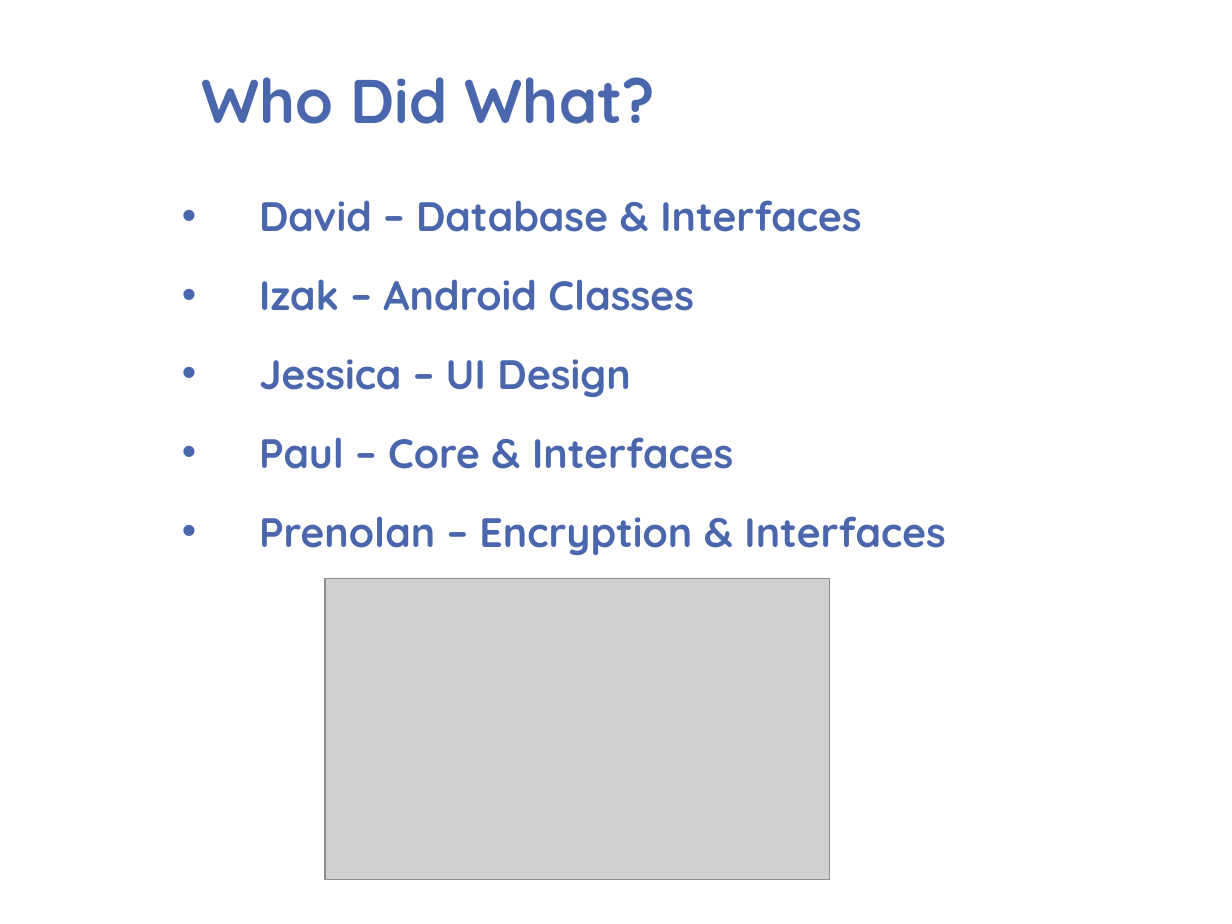
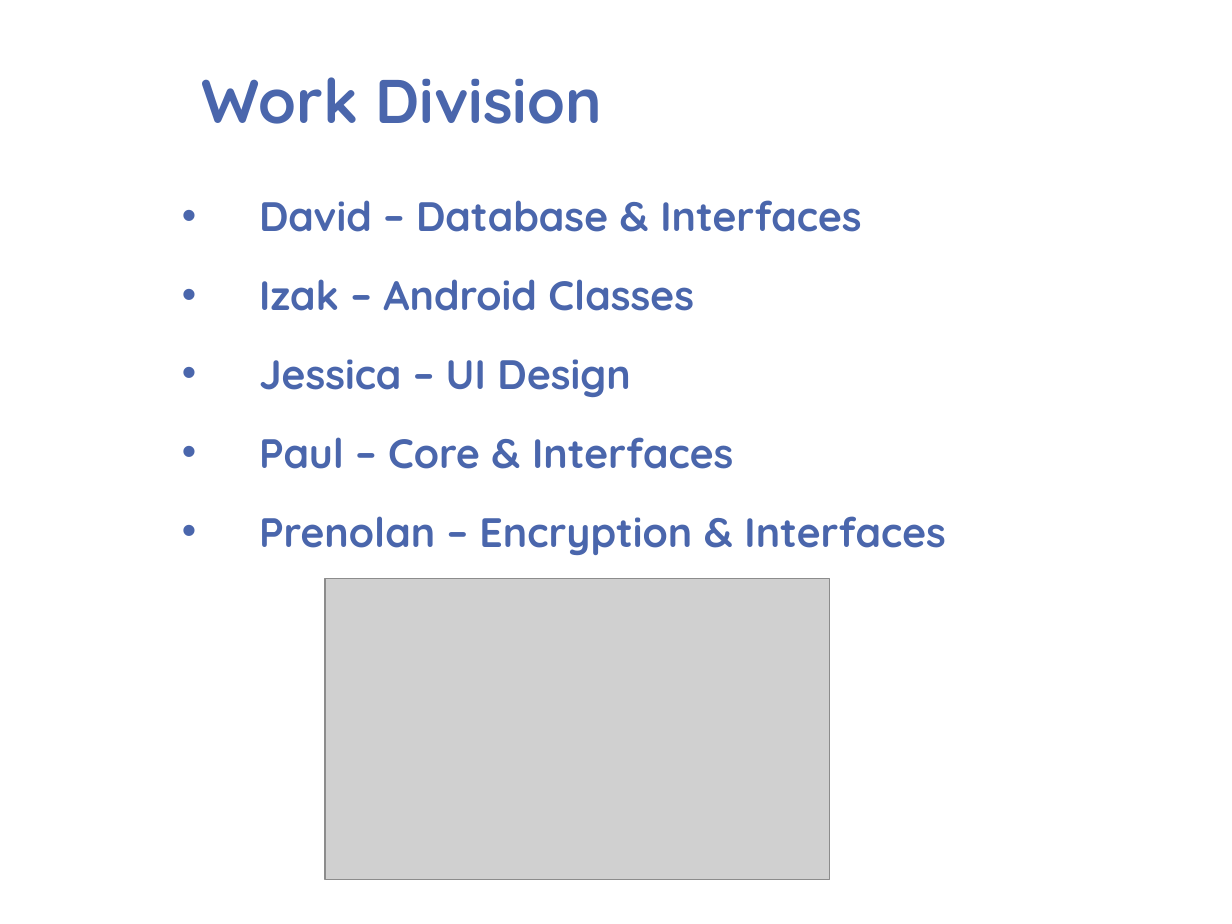
Before and after one commit to psengelke/linphone-android-group-chat, a slide deck: slide 3 of Project Documentation/Demos/Demo 03/Demo 03.pptx. Drawn at 1232x924 pixels with LibreOffice and Linux fonts; fonts in the diff are those of the drawing; grey boxes stand for pictures; background and template pictures are left out. Boxes give left, top, right and bottom in pixels: in the first picture for what was removed or moved away, otherwise in the second. Text is boxed around its words. In the diff, an @@ line names an element or a change of style, - is before the commit and + after.

Commit message:
Small Change
Changed heading on slide about who did what

```diff
--- a/Project Documentation/Demos/Demo 03/Demo 03.pptx
+++ b/Project Documentation/Demos/Demo 03/Demo 03.pptx
@@ title at box(201, 77, 601, 124): text changed @@
-Who Did What?
+Work Division
```
